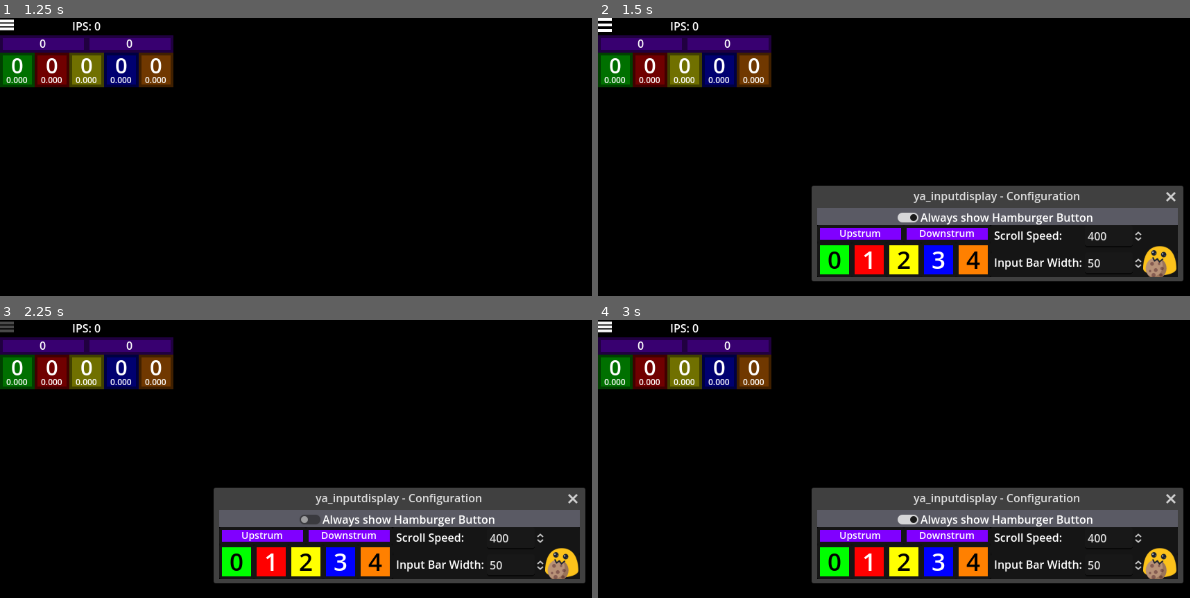
Above: before the commit, frames 1-4 (two rows, left to right).
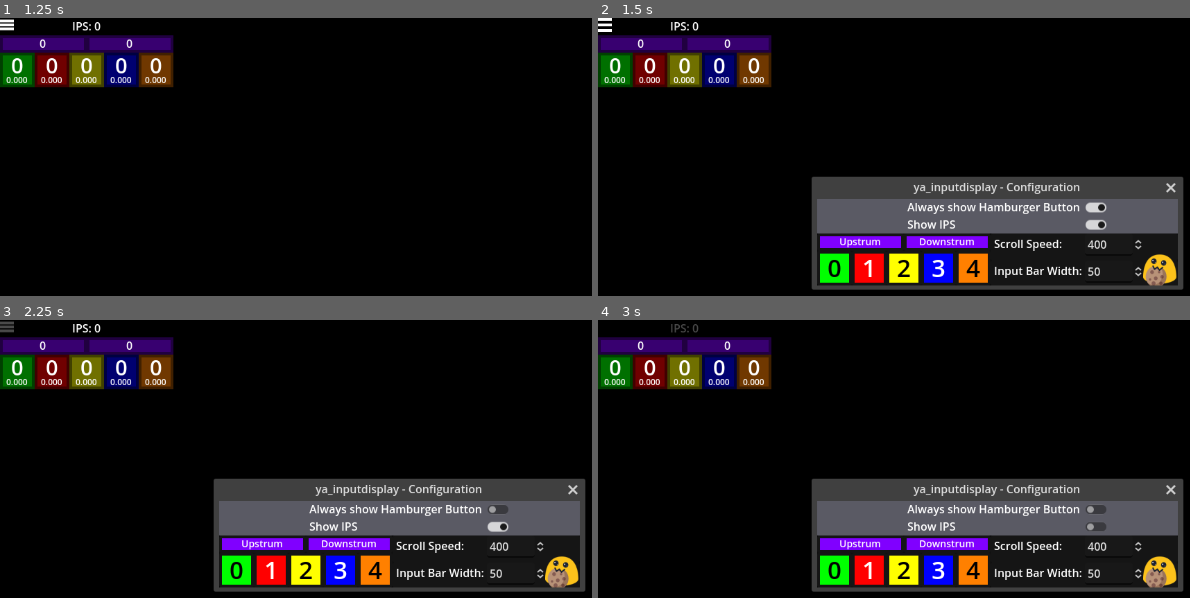
Above: after the commit, the same moments.

Repository: raphaelgoulart/ya_inputdisplay
Game: Godot game, scene res://Main.tscn
The game is run twice, just before and just after one commit, with the same random seed, the same clock (stepped at 60 frames per second) and the same inputs.
Inputs (mouse positions are in pixels of both pictures, inside the frame that each line leads up to):
- Up to frame 1 (1.25 s): tap Enter at 0.5 s; move the mouse to (574, 220) at 0.52 s; tap Backspace at 0.6 s; click (574, 220) at 0.67 s
- Up to frame 2 (1.5 s): click (603, 23) at 1.25 s
- Up to frame 3 (2.25 s): click "Always show Hamburger Button" at 2 s
- Up to frame 4 (3 s): click "Always show Hamburger Button" (after the commit: "Show IPS") at 2.75 s

Frame 1 is identical in both runs. In frame 2, 14% of the frame differs, in the area x 36-99%, y 57-98%; in frame 3, 14%; in frame 4, 14%, in the area x 0-99%, y 0-98%.

Commit message:
Add IPS toggle

Diff:
--- a/Config.gd
+++ b/Config.gd
@@ -1,10 +1,11 @@
 extends Object
 
-var version: float = 2
+var version: float = 2.1
 
 var scroll_rate: float = 400.0
 var input_bar_width: int = 50
 var always_show_hamburger: bool = true
+var show_ips: bool = true
 
 # TODO: assign these to the inputbtns instead of storing them here
 var colors = [Color.GREEN, Color.RED, Color.YELLOW, Color.BLUE, Color(1, 0.5, 0), Color(0.5, 0, 1), Color(0.5, 0, 1)]
--- a/ConfigHandler.gd
+++ b/ConfigHandler.gd
@@ -6,7 +6,8 @@
 const InputBtn = preload ("res://InputBtn.gd")
 const Config = preload ("res://Config.gd")
 
-const valid_config_versions = [1, 1.1, 2]
+# v1 is release v0.0.4 and prior, v1.1 changed btn to kb_btn, v2 is release v0.0.5, v2.1 added Hide IPS
+const valid_config_versions = [1, 1.1, 2, 2.1]
 
 const legacy_color_section_keys = ["green", "red", "yellow", "blue", "orange", "up", "down"]
 const btn_config_names = ["fret_0", "fret_1", "fret_2", "fret_3", "fret_4", "strum_up", "strum_down"]
@@ -38,6 +39,13 @@
 		current_config.input_bar_width = config_file.get_value("Settings", "input_bar_width", 50)
 
 	current_config.always_show_hamburger = config_file.get_value("Settings", "always_show_hamburger", true)
+	current_config.show_ips = config_file.get_value("Settings", "show_ips", true)
+
+	if not current_config.always_show_hamburger:
+		get_node("/root/Node2D/ButtonHamburger").target_alpha = 0
+	if not current_config.show_ips:
+		get_node("/root/Node2D/IPS").target_alpha = 0
+
 	# colors
 	load_colors()
 
@@ -46,7 +54,7 @@
 		if config_file.has_section_key("Colors", color_index_to_config_key(i)):
 			current_config.colors[i] = Color(config_file.get_value("Colors", color_index_to_config_key(i)), 1)
 
-func load_binding(btn: InputBtn): # called by an inputbtn when it's _ready() function is called
+func load_binding(btn: InputBtn): # called by an inputbtn when its _ready() function is called
 	var section_name = btn.get_config_name(current_config.version)
 	var result = Binding.new()
 	if config_file == null:
@@ -79,7 +87,7 @@
 
 var new_config_file # this are declared here so all config file saving methods can easily access it
 var new_config_file_version
-func save_config(version=2): # version should be either 1, 1.1 or 2
+func save_config(version: float=2.1): # version should be either 1, 1.1 or 2
 
 	new_config_file_version = version
 	# Create new config_file file
@@ -96,6 +104,7 @@
 	else:
 		new_config_file.set_value("Settings", "input_bar_width", current_config.input_bar_width)
 	new_config_file.set_value("Settings", "always_show_hamburger", current_config.always_show_hamburger)
+	new_config_file.set_value("Settings", "show_ips", current_config.show_ips)
 	# colors
 	save_colors()
 
--- a/ConfigInterface/ConfigInterface.tscn
+++ b/ConfigInterface/ConfigInterface.tscn
@@ -1,9 +1,10 @@
-[gd_scene load_steps=8 format=3 uid="uid://diwo8r877y02c"]
+[gd_scene load_steps=9 format=3 uid="uid://diwo8r877y02c"]
 
 [ext_resource type="Script" path="res://ConfigInterface/ConfigInterface.gd" id="1_gkws8"]
 [ext_resource type="PackedScene" uid="uid://bcresji1hnjiu" path="res://ConfigInterface/FretColorPicker.tscn" id="1_l4cb1"]
 [ext_resource type="Texture2D" uid="uid://wmw6outrhpp5" path="res://ConfigInterface/blobnomcookie.png" id="1_yue4u"]
 [ext_resource type="PackedScene" uid="uid://bcjdywc38khs8" path="res://ConfigInterface/StrumColorPicker.tscn" id="3_5dgwu"]
+[ext_resource type="Script" path="res://ConfigInterface/IPSToggle.gd" id="3_bmsq3"]
 [ext_resource type="Script" path="res://ConfigInterface/ScrollSpeedSpinBox.gd" id="4_thkfi"]
 [ext_resource type="Script" path="res://ConfigInterface/HamburgerToggle.gd" id="5_fhkjl"]
 [ext_resource type="Script" path="res://ConfigInterface/InputbarWidthSpinBox.gd" id="5_wy8my"]
@@ -11,35 +12,68 @@
 [node name="ConfigInterface" type="Window"]
 title = "ya_inputdisplay - Configuration"
 initial_position = 2
-size = Vector2i(520, 100)
+size = Vector2i(520, 125)
 transient = true
 unresizable = true
 auto_translate = false
 script = ExtResource("1_gkws8")
 
-[node name="Background" type="ColorRect" parent="."]
-anchors_preset = 15
+[node name="TogglesBackground" type="ColorRect" parent="."]
+anchors_preset = 10
 anchor_right = 1.0
-anchor_bottom = 1.0
+offset_bottom = 50.0
 grow_horizontal = 2
-grow_vertical = 2
 color = Color(0.352941, 0.352941, 0.392157, 1)
 
+[node name="HamburgerToggle" type="CheckButton" parent="TogglesBackground"]
+layout_mode = 0
+offset_left = 380.0
+offset_right = 424.0
+offset_bottom = 25.0
+focus_mode = 0
+button_pressed = true
+script = ExtResource("5_fhkjl")
+
+[node name="Label" type="Label" parent="TogglesBackground/HamburgerToggle"]
+layout_mode = 0
+offset_left = -250.0
+offset_bottom = 25.0
+tooltip_text = "If toggled off, the Hamburger Button will only be visible when the mouse pointer is hovering over it."
+mouse_filter = 1
+text = "Always show Hamburger Button"
+
+[node name="IPSToggle" type="CheckButton" parent="TogglesBackground"]
+layout_mode = 0
+offset_left = 380.0
+offset_top = 25.0
+offset_right = 424.0
+offset_bottom = 50.0
+focus_mode = 0
+button_pressed = true
+script = ExtResource("3_bmsq3")
+
+[node name="Label" type="Label" parent="TogglesBackground/IPSToggle"]
+layout_mode = 0
+offset_left = -250.0
+offset_bottom = 25.0
+tooltip_text = "Shows/Hides the IPS (Inputs Per Second)"
+mouse_filter = 1
+text = "Show IPS"
+
 [node name="MainBackground" type="ColorRect" parent="."]
-offset_top = 25.0
+offset_top = 50.0
 offset_right = 520.0
-offset_bottom = 125.0
+offset_bottom = 150.0
 color = Color(0, 0, 0, 1)
 
-[node name="ColorPanel" type="Panel" parent="."]
-offset_top = 25.0
+[node name="ColorPanel" type="Panel" parent="MainBackground"]
 offset_right = 250.0
-offset_bottom = 100.0
-
-[node name="Frets" type="Control" parent="ColorPanel"]
-anchors_preset = 0
-
-[node name="0" parent="ColorPanel/Frets" instance=ExtResource("1_l4cb1")]
+offset_bottom = 75.0
+
+[node name="Frets" type="Control" parent="MainBackground/ColorPanel"]
+anchors_preset = 0
+
+[node name="0" parent="MainBackground/ColorPanel/Frets" instance=ExtResource("1_l4cb1")]
 layout_mode = 0
 anchors_preset = 0
 anchor_left = 0.0
@@ -55,7 +89,7 @@
 tooltip_text = "The color of the lowest fret
 Click to edit me :D"
 
-[node name="1" parent="ColorPanel/Frets" instance=ExtResource("1_l4cb1")]
+[node name="1" parent="MainBackground/ColorPanel/Frets" instance=ExtResource("1_l4cb1")]
 layout_mode = 0
 anchors_preset = 0
 anchor_left = 0.0
@@ -71,7 +105,7 @@
 tooltip_text = "The color of the second-lowest fret
 Click to edit me :D"
 
-[node name="2" parent="ColorPanel/Frets" instance=ExtResource("1_l4cb1")]
+[node name="2" parent="MainBackground/ColorPanel/Frets" instance=ExtResource("1_l4cb1")]
 layout_mode = 0
 anchors_preset = 0
 anchor_left = 0.0
@@ -87,7 +121,7 @@
 tooltip_text = "The color of the middle fret
 Click to edit me :D"
 
-[node name="3" parent="ColorPanel/Frets" instance=ExtResource("1_l4cb1")]
+[node name="3" parent="MainBackground/ColorPanel/Frets" instance=ExtResource("1_l4cb1")]
 layout_mode = 0
 anchors_preset = 0
 anchor_left = 0.0
@@ -103,7 +137,7 @@
 tooltip_text = "The color of the second-highest fret
 Click to edit me :D"
 
-[node name="4" parent="ColorPanel/Frets" instance=ExtResource("1_l4cb1")]
+[node name="4" parent="MainBackground/ColorPanel/Frets" instance=ExtResource("1_l4cb1")]
 layout_mode = 0
 anchors_preset = 0
 anchor_left = 0.0
@@ -119,10 +153,10 @@
 tooltip_text = "The color of the highest fret
 Click to edit me :D"
 
-[node name="Strums" type="Control" parent="ColorPanel"]
-anchors_preset = 0
-
-[node name="strum_up" parent="ColorPanel/Strums" instance=ExtResource("3_5dgwu")]
+[node name="Strums" type="Control" parent="MainBackground/ColorPanel"]
+anchors_preset = 0
+
+[node name="strum_up" parent="MainBackground/ColorPanel/Strums" instance=ExtResource("3_5dgwu")]
 layout_mode = 0
 anchors_preset = 0
 anchor_left = 0.0
@@ -136,7 +170,7 @@
 grow_horizontal = 1
 grow_vertical = 1
 
-[node name="strum_down" parent="ColorPanel/Strums" instance=ExtResource("3_5dgwu")]
+[node name="strum_down" parent="MainBackground/ColorPanel/Strums" instance=ExtResource("3_5dgwu")]
 layout_mode = 0
 anchors_preset = 0
 anchor_left = 0.0
@@ -150,18 +184,17 @@
 grow_horizontal = 1
 grow_vertical = 1
 
-[node name="MiscPanel" type="Panel" parent="."]
+[node name="MiscPanel" type="Panel" parent="MainBackground"]
 offset_left = 250.0
-offset_top = 25.0
 offset_right = 550.0
-offset_bottom = 100.0
-
-[node name="ScrollSpeed" type="Panel" parent="MiscPanel"]
+offset_bottom = 75.0
+
+[node name="ScrollSpeed" type="Panel" parent="MainBackground/MiscPanel"]
 layout_mode = 0
 offset_right = 270.0
 offset_bottom = 39.0
 
-[node name="Label" type="Label" parent="MiscPanel/ScrollSpeed"]
+[node name="Label" type="Label" parent="MainBackground/MiscPanel/ScrollSpeed"]
 layout_mode = 1
 offset_left = 5.0
 offset_right = 137.0
@@ -169,7 +202,7 @@
 text = "Scroll Speed: "
 vertical_alignment = 1
 
-[node name="SpinBox" type="SpinBox" parent="MiscPanel/ScrollSpeed"]
+[node name="SpinBox" type="SpinBox" parent="MainBackground/MiscPanel/ScrollSpeed"]
 layout_mode = 1
 anchors_preset = 1
 anchor_left = 1.0
@@ -187,13 +220,13 @@
 custom_arrow_step = 10.0
 script = ExtResource("4_thkfi")
 
-[node name="InputbarWidth" type="Panel" parent="MiscPanel"]
+[node name="InputbarWidth" type="Panel" parent="MainBackground/MiscPanel"]
 layout_mode = 1
 offset_top = 39.0
 offset_right = 270.0
 offset_bottom = 78.0
 
-[node name="Label" type="Label" parent="MiscPanel/InputbarWidth"]
+[node name="Label" type="Label" parent="MainBackground/MiscPanel/InputbarWidth"]
 layout_mode = 1
 offset_left = 5.0
 offset_right = 137.0
@@ -201,7 +234,7 @@
 text = "Input Bar Width: "
 vertical_alignment = 1
 
-[node name="SpinBox" type="SpinBox" parent="MiscPanel/InputbarWidth"]
+[node name="SpinBox" type="SpinBox" parent="MainBackground/MiscPanel/InputbarWidth"]
 layout_mode = 1
 anchors_preset = 1
 anchor_left = 1.0
@@ -219,7 +252,7 @@
 custom_arrow_step = 10.0
 script = ExtResource("5_wy8my")
 
-[node name="TextureRect" type="TextureRect" parent="MiscPanel"]
+[node name="TextureRect" type="TextureRect" parent="MainBackground/MiscPanel"]
 layout_mode = 0
 offset_left = 220.0
 offset_top = 30.0
@@ -228,23 +261,3 @@
 scale = Vector2(0.5, 0.5)
 tooltip_text = "Blob nom cookie"
 texture = ExtResource("1_yue4u")
-
-[node name="HamburgerToggle" type="CheckButton" parent="."]
-anchors_preset = 5
-anchor_left = 0.5
-anchor_right = 0.5
-offset_left = -140.0
-offset_top = 2.0
-offset_right = -119.0
-offset_bottom = 23.0
-grow_horizontal = 2
-focus_mode = 0
-button_pressed = true
-script = ExtResource("5_fhkjl")
-
-[node name="Label" type="Label" parent="HamburgerToggle"]
-layout_mode = 0
-offset_left = 40.0
-offset_right = 289.0
-offset_bottom = 23.0
-text = "Always show Hamburger Button"
--- /dev/null
+++ b/ConfigInterface/IPSToggle.gd
@@ -0,0 +1,16 @@
+extends CheckButton
+
+@onready
+var ips_label = get_node("/root/Node2D/IPS")
+
+func _ready():
+	button_pressed = ConfigHandler.current_config.show_ips
+	pressed.connect(_on_button_pressed)
+
+func _on_button_pressed():
+	ConfigHandler.current_config.show_ips = button_pressed
+
+	if button_pressed:
+		ips_label.change_to_alpha(1)
+	else:
+		ips_label.change_to_alpha(0)
--- a/ButtonHamburger.gd
+++ b/HideableUI.gd
@@ -1,4 +1,4 @@
-extends TextureButton
+extends Control
 
 const config_interface_scene = preload ("res://ConfigInterface/ConfigInterface.tscn")
 
@@ -7,15 +7,13 @@
 const anim_speed: float = 3 # higher value = faster fade in/out
 
 func _ready():
-	pressed.connect(Singleton.show_config_window)
-
-	if not ConfigHandler.current_config.always_show_hamburger:
-		target_alpha = 0
 	current_alpha = target_alpha
 	modulate.a = target_alpha
 
-	mouse_entered.connect(_on_mouse_entered)
-	mouse_exited.connect(_on_mouse_exited)
+	var show_on_hover = get_meta("show_on_hover", null)
+	if (show_on_hover is bool) and show_on_hover:
+		mouse_entered.connect(_on_mouse_entered)
+		mouse_exited.connect(_on_mouse_exited)
 
 func _process(delta):
 	anim_step(delta)
--- a/IPS.gd
+++ /dev/null
@@ -1,12 +0,0 @@
-extends Label
-
-
-# Called when the node enters the scene tree for the first time.
-func _ready():
-	pass # Replace with function body.
-
-
-# Called every frame. 'delta' is the elapsed time since the previous frame.
-func _process(_delta):
-	text = "IPS: " + str(Singleton.ips)
-	pass
--- a/InputBtn.gd
+++ b/InputBtn.gd
@@ -160,4 +160,7 @@
 		new_inputbar.x = self.position.x
 		new_inputbar.y = self.position.y
 		add_child(new_inputbar)
-	Singleton.inputs_gone.append(timestamp)
+	# only append to inputs_gone if ips are visible
+	# (inputs_gone is used for exclusively ips calculation)
+	if ConfigHandler.current_config.show_ips:
+		Singleton.inputs_gone.append(timestamp)
--- a/Main.tscn
+++ b/Main.tscn
@@ -1,14 +1,13 @@
-[gd_scene load_steps=10 format=3 uid="uid://bhj0rpln5mrx4"]
+[gd_scene load_steps=9 format=3 uid="uid://bhj0rpln5mrx4"]
 
 [ext_resource type="PackedScene" uid="uid://3u1ers8tmwr8" path="res://InputBtn.tscn" id="1_rf5sa"]
 [ext_resource type="PackedScene" uid="uid://o6u0cs62c6md" path="res://InputStrum.tscn" id="2_lan1j"]
-[ext_resource type="Script" path="res://IPS.gd" id="3_r2c6n"]
 [ext_resource type="Script" path="res://FPS.gd" id="4_i884g"]
 [ext_resource type="Texture2D" uid="uid://hfjxlldsajma" path="res://ButtonHamburgerIcons/Idle.png" id="5_gohq5"]
 [ext_resource type="Texture2D" uid="uid://bb1lgvbgvt6ok" path="res://ButtonHamburgerIcons/Inbetween.png" id="6_vsqnb"]
 [ext_resource type="Texture2D" uid="uid://ds1xh0grlep6b" path="res://ButtonHamburgerIcons/Hover.png" id="7_gqgvc"]
 [ext_resource type="BitMap" uid="uid://cnj1o7mv0758k" path="res://ButtonHamburgerIcons/Click_mask.bmp" id="8_5hayx"]
-[ext_resource type="Script" path="res://ButtonHamburger.gd" id="8_dtghk"]
+[ext_resource type="Script" path="res://HideableUI.gd" id="8_dtghk"]
 
 [node name="Node2D" type="Node2D"]
 
@@ -62,7 +61,8 @@
 text = "IPS: 0"
 horizontal_alignment = 1
 vertical_alignment = 1
-script = ExtResource("3_r2c6n")
+script = ExtResource("8_dtghk")
+metadata/show_on_hover = false
 
 [node name="FPS" type="Label" parent="."]
 visible = false
@@ -82,3 +82,4 @@
 ignore_texture_size = true
 stretch_mode = 0
 script = ExtResource("8_dtghk")
+metadata/show_on_hover = true
--- a/Singleton.gd
+++ b/Singleton.gd
@@ -12,10 +12,16 @@
 
 var btns = []
 
+@onready
+var ips_label: Label = get_node("/root/Node2D/IPS")
+
 var inputs_gone = []
 var ips = 0
+
 var calibration
 var deadzone = 0.5
+
+var exiting: bool = false
 
 func _ready():
 	get_tree().set_auto_accept_quit(false)
@@ -26,6 +32,10 @@
 
 	DisplayServer.window_set_min_size(Vector2i(250, 100))
 	Input.joy_connection_changed.connect(_on_joy_connection_changed)
+
+	# moved from ButtonHamburger.gd
+	var hamburger = get_node("/root/Node2D/ButtonHamburger")
+	hamburger.pressed.connect(show_config_window)
 
 func _on_joy_connection_changed(_device: int, _connected: bool):
 	calibrate()
@@ -67,14 +77,19 @@
 	# auto-calibration on app start; doesn't quite work in _ready()
 	if (calibration == null): calibrate()
 
-	var timestamp = Time.get_unix_time_from_system()
-	var inputs_to_remove = []
-	for i in inputs_gone.size():
-		if timestamp - inputs_gone[i] >= 1:
-			inputs_to_remove.insert(0, i)
-	for x in inputs_to_remove:
-		inputs_gone.remove_at(x)
-	ips = len(inputs_gone)
+	# exiting is set to true when save_config_and_exit() is called
+	if not exiting:
+		# only do ips calculation if the ips are actually visisble
+		if ConfigHandler.current_config.show_ips:
+			var timestamp = Time.get_unix_time_from_system()
+			var inputs_to_remove = []
+			for i in inputs_gone.size():
+				if timestamp - inputs_gone[i] >= 1:
+					inputs_to_remove.insert(0, i)
+			for x in inputs_to_remove:
+				inputs_gone.remove_at(x)
+			ips = len(inputs_gone)
+			ips_label.text = "IPS: " + str(Singleton.ips)
 
 func update_spinboxes():
 		for spinbox in config_interface_spinboxes:
@@ -85,9 +100,10 @@
 		save_config_and_exit()
 
 func save_config_and_exit():
+	exiting = true
 	if config_interface != null:
 		update_spinboxes()
-	ConfigHandler.save_config(2)
+	ConfigHandler.save_config()
 	ConfigHandler.current_config.free()
 	get_tree().quit()
 
